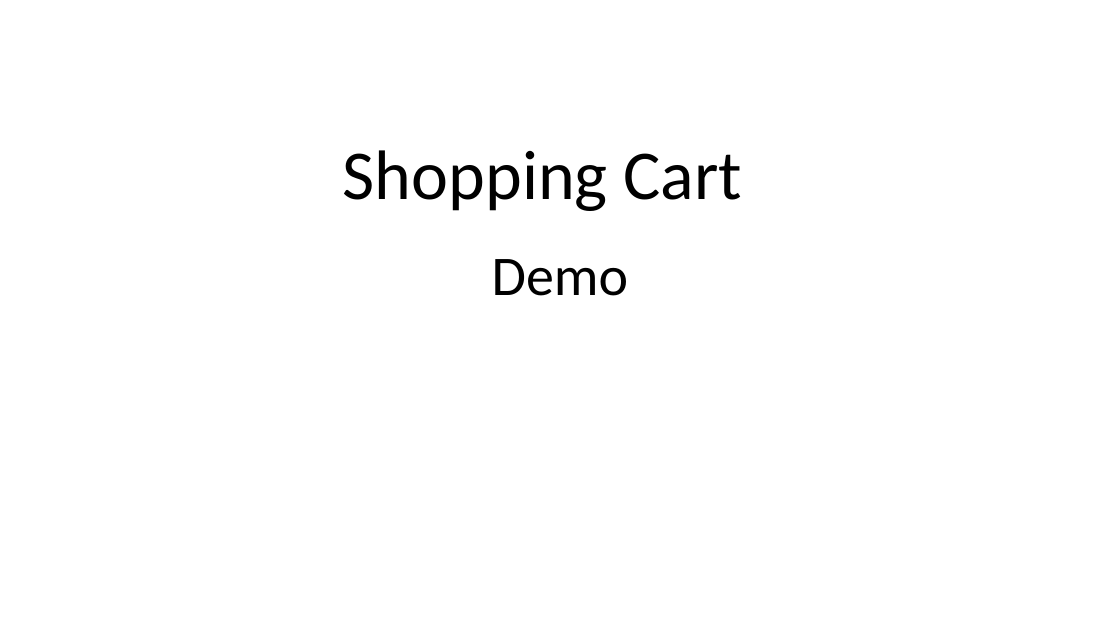
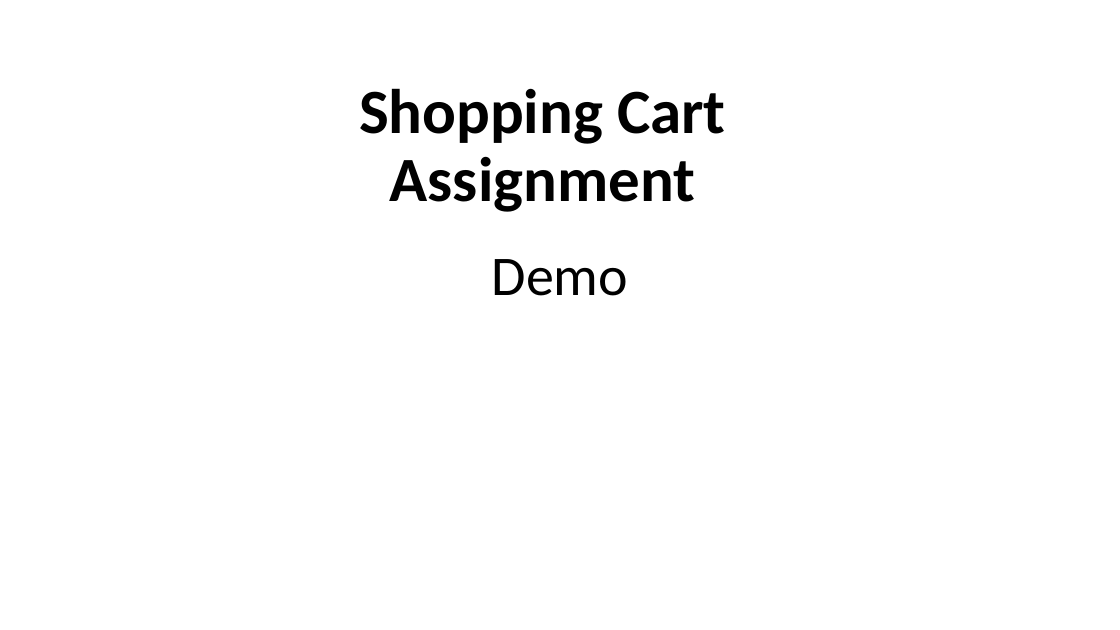
Before and after one commit to shu-rawat/shopping-cart, a slide deck: slide 1 of demo-shopping-cart.pptx. Drawn at 1120x630 pixels with LibreOffice and Linux fonts; fonts in the diff are those of the drawing. Boxes give left, top, right and bottom in pixels: in the first picture for what was removed or moved away, otherwise in the second. Text is boxed around its words. In the diff, an @@ line names an element or a change of style, - is before the commit and + after.

```diff
--- a/demo-shopping-cart.pptx
+++ b/demo-shopping-cart.pptx
@@ title at [359,88,726,212]: text changed; size 60 to 54 pt; bold on @@
-Shopping Cart
+Shopping Cart
+Assignment
```
Also in this commit, not shown: 2 other files.
